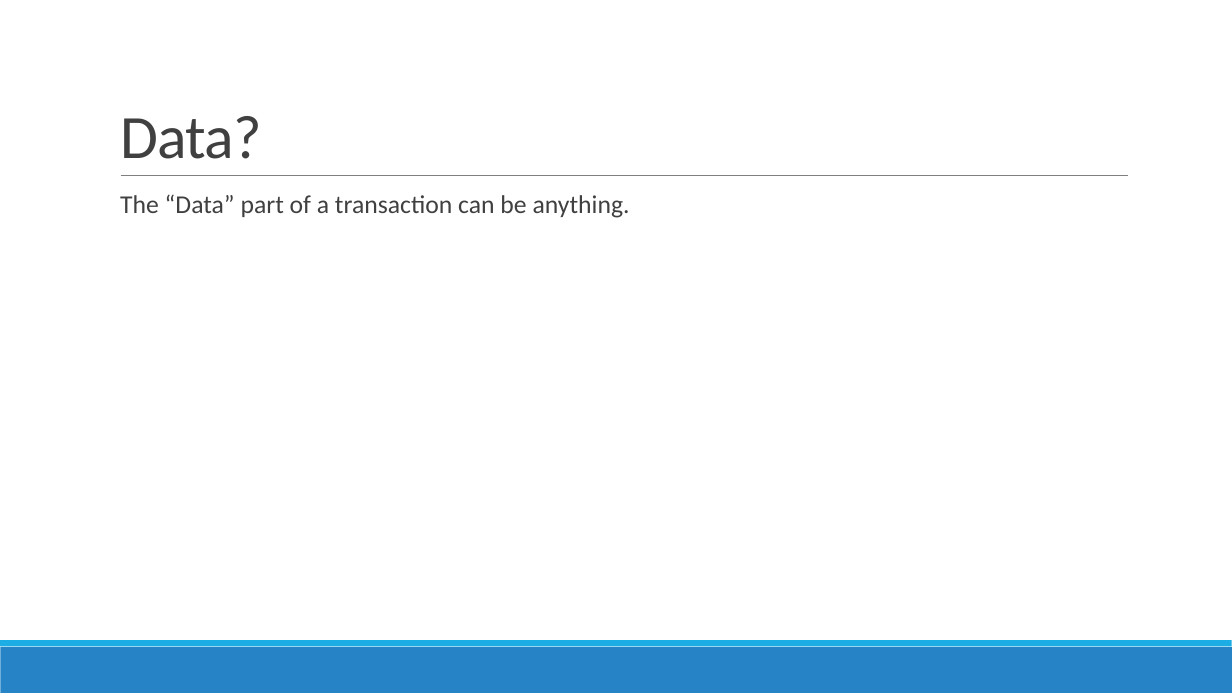
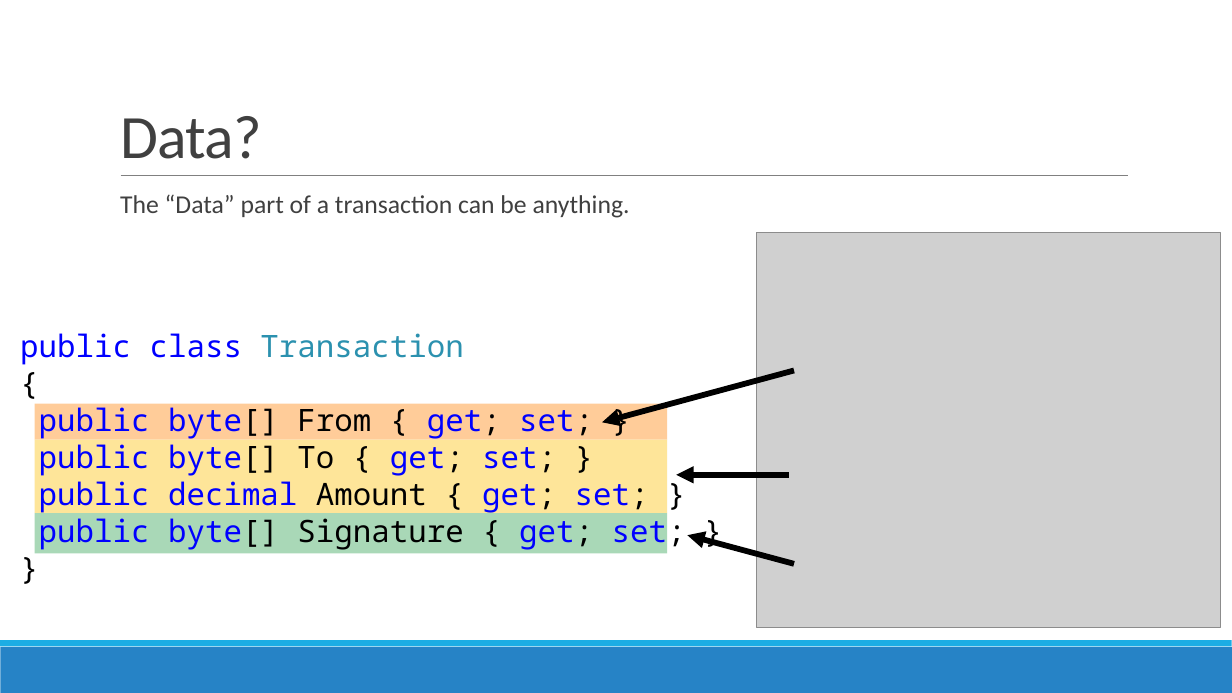
Before and after one commit to ondrejbalas/blockchain, a slide deck: slide 41 of Slides.pptx (slide 40 before the commit). Drawn at 1232x693 pixels with LibreOffice and Linux fonts; fonts in the diff are those of the drawing; grey boxes stand for pictures. Boxes give left, top, right and bottom in pixels: in the first picture for what was removed or moved away, otherwise in the second. Text is boxed around its words. In the diff, an @@ line names an element or a change of style, - is before the commit and + after.

```diff
--- a/Slides.pptx
+++ b/Slides.pptx
@@ picture added at <box>756,233,1220,628</box> @@
@@ text added at <box>20,333,686,551</box>, 24 pt, text #0000FF @@
+public class Transaction
+{
+public byte[] From { get; set; }
+public byte[] To { get; set; }
+public decimal Amount { get; set; }
+public byte[] Signature { get; set; }
+}
@@ arrow added from (794, 371) to (603, 422), #000000 4.5 pt @@
@@ rectangle added at <box>34,404,667,440</box>, fill #FFCC99 @@
@@ rectangle added at <box>34,440,667,513</box>, fill #FEE599 @@
@@ arrow added from (789, 475) to (677, 475), #000000 4.5 pt @@
@@ rectangle added at <box>34,513,667,554</box>, fill #A9D8B7 @@
@@ arrow added from (794, 564) to (688, 535), #000000 4.5 pt @@
```
Also in this commit, not shown: 3 other slides changed, 1 slide added, 3 other files.
